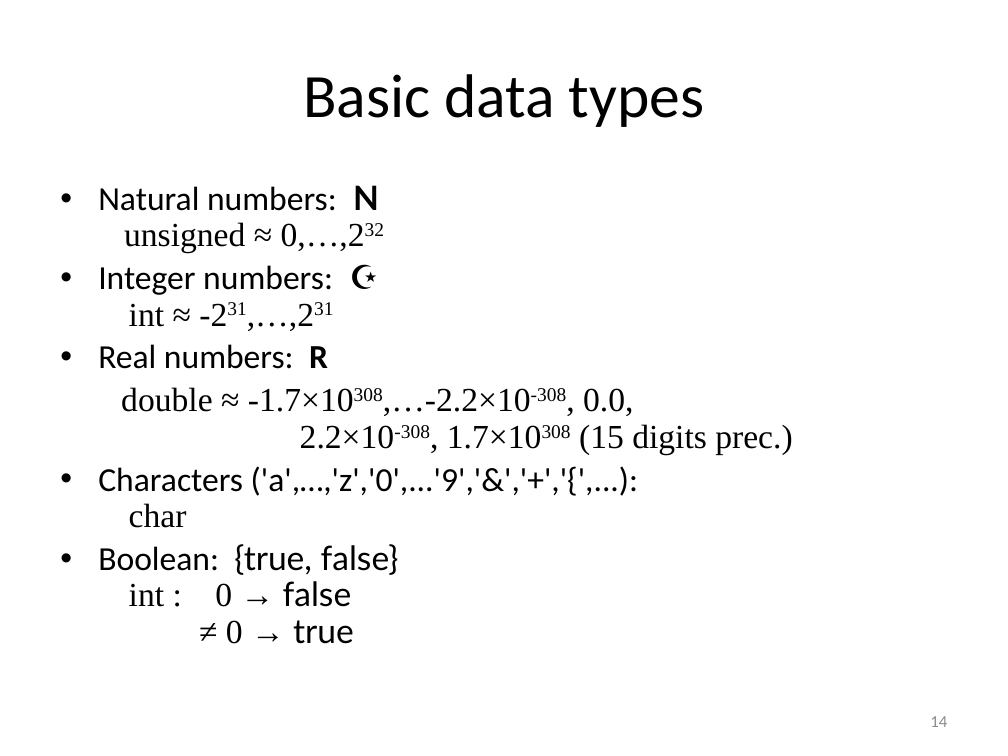
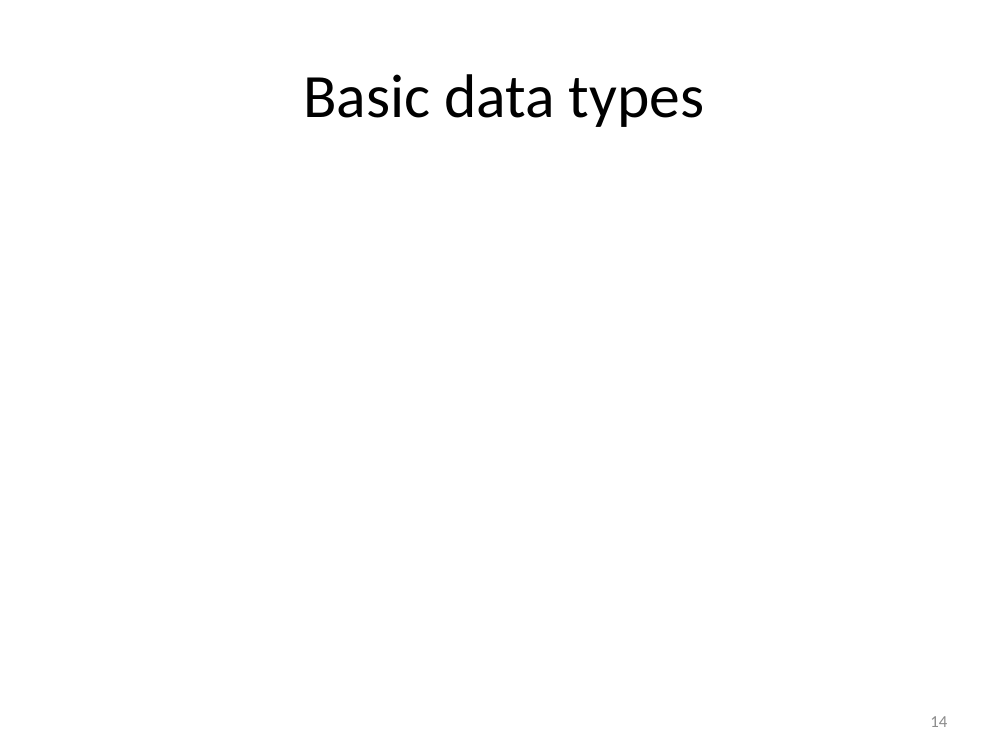
Before and after one commit to gjbex/Scientific-C, a slide deck: slide 14 of scientific_c.pptx. Drawn at 1008x756 pixels with LibreOffice and Linux fonts; fonts in the diff are those of the drawing; grey boxes stand for pictures. Boxes give left, top, right and bottom in pixels: in the first picture for what was removed or moved away, otherwise in the second. Text is boxed around its words. In the diff, an @@ line names an element or a change of style, - is before the commit and + after.

Commit message:
Update special characters

```diff
--- a/scientific_c.pptx
+++ b/scientific_c.pptx
@@ text removed at box(98, 185, 792, 644) @@
-• Natural numbers: N
-  unsigned ≈ 0,…,232
-• Integer numbers: ☪
-  int ≈ -231,…,231
-• Real numbers: R
-double ≈ -1.7×10308,…-2.2×10-308, 0.0,
-2.2×10-308, 1.7×10308 (15 digits prec.)
-• Characters ('a',…,'z','0',...'9','&','+','{',...):
-  char
-• Boolean: {true, false}
-  int : 0 → false
-  ≠ 0 → true
```
Also in this commit, not shown: 11 other slides changed.
